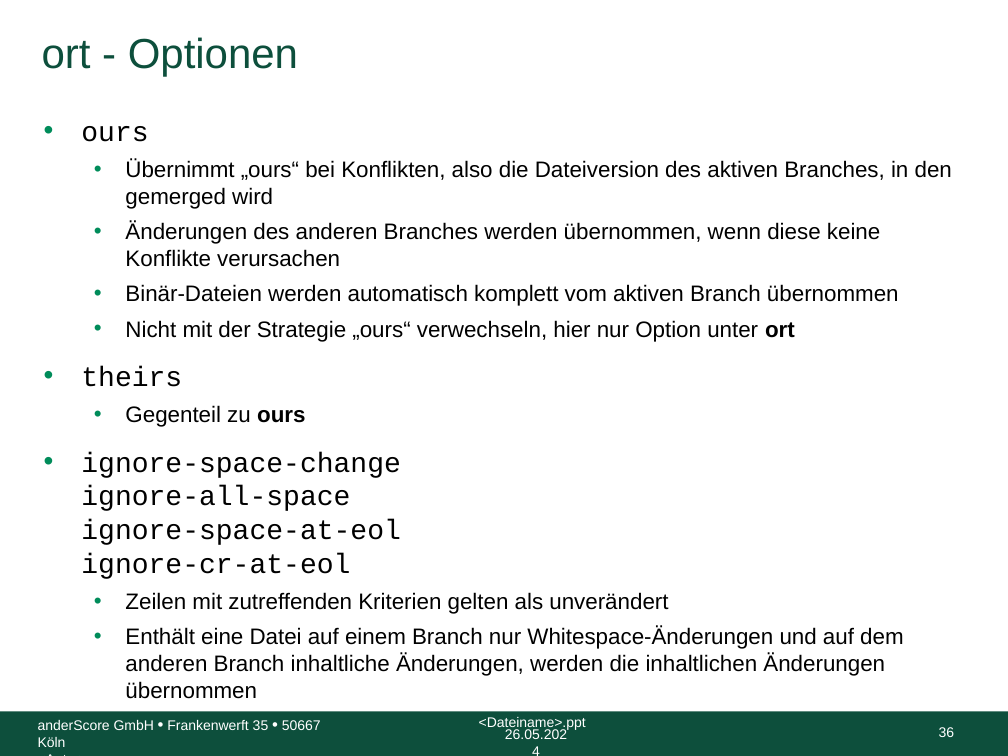
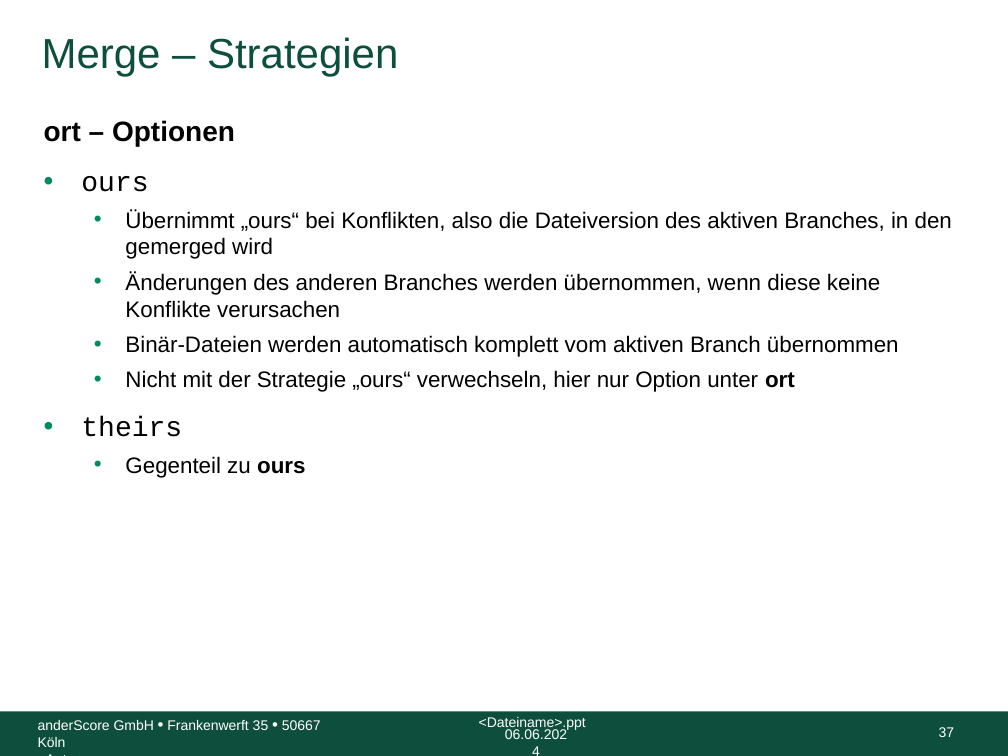
Before and after one commit to anderscore-gmbh/gitlab, a slide deck: slide 37 of slides/Tag-1_3-Merge-Rebase.pptx (slide 36 before the commit). Drawn at 1008x756 pixels with LibreOffice and Linux fonts; fonts in the diff are those of the drawing; background and template pictures are left out. Boxes give left, top, right and bottom in pixels: in the first picture for what was removed or moved away, otherwise in the second. Text is boxed around its words. In the diff, an @@ line names an element or a change of style, - is before the commit and + after.

```diff
--- a/slides/Tag-1_3-Merge-Rebase.pptx
+++ b/slides/Tag-1_3-Merge-Rebase.pptx
@@ title at [42, 37, 398, 76]: text changed @@
-ort - Optionen
+Merge – Strategien
@@ text at [44, 120, 235, 146]: paragraph added @@
+ort – Optionen
@@ text at [81, 452, 903, 699]: paragraphs removed @@
-• ignore-space-change
-  ignore-all-space
-  ignore-space-at-eol
-  ignore-cr-at-eol
-  • Zeilen mit zutreffenden Kriterien gelten als unverändert
-  • Enthält eine Datei auf einem Branch nur Whitespace-Änderungen und auf dem anderen Branch inhaltliche Änderungen, werden die inhaltlichen Änderungen übernommen
@@ text at [505, 729, 567, 739]: text changed @@
-26.05.2024
+06.06.2024
@@ page number at [939, 727, 955, 737]: text changed @@
-36
+37
```
Also in this commit, not shown: 79 other slides changed, 11 slides added, 9 slides removed, 5 other files.
